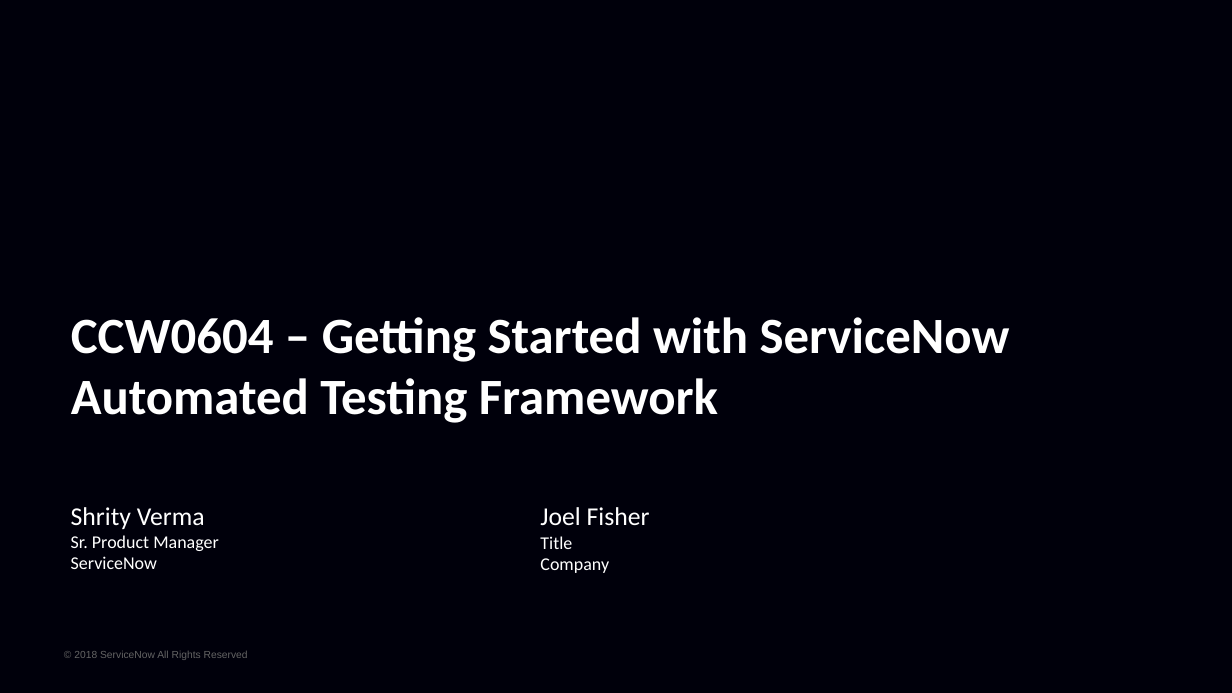
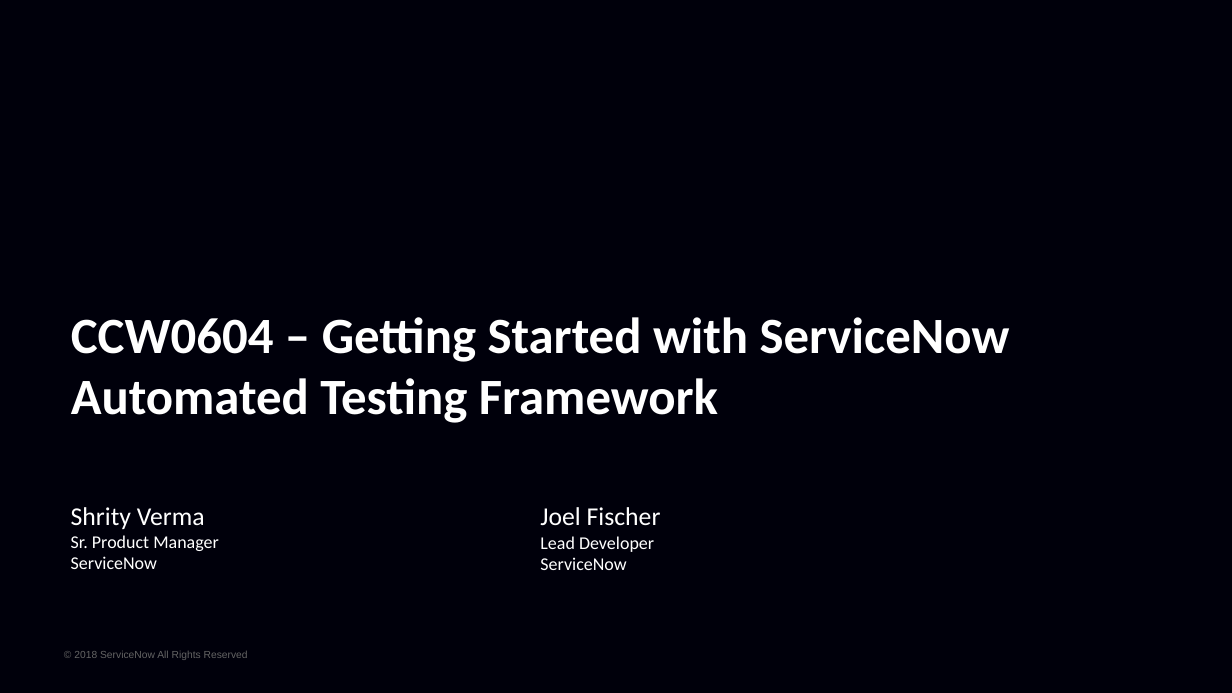
Before and after one commit to bsweets/CustomRobots, a slide deck: slide 1 of CC18 ATF.pptx. Drawn at 1232x693 pixels with LibreOffice and Linux fonts; fonts in the diff are those of the drawing; background and template pictures are left out. Boxes give left, top, right and bottom in pixels: in the first picture for what was removed or moved away, otherwise in the second. Text is boxed around its words. In the diff, an @@ line names an element or a change of style, - is before the commit and + after.

```diff
--- a/CC18 ATF.pptx
+++ b/CC18 ATF.pptx
@@ text at [540,507,661,570]: text changed @@
-Joel Fisher
-Title
-Company
+Joel Fischer
+Lead Developer
+ServiceNow
```
Also in this commit, not shown: 3 other slides changed.
